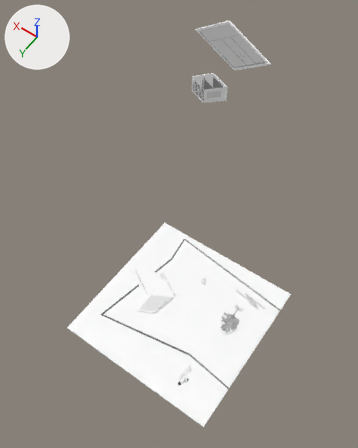
One commit to the glTF model others/3.gltf: the scene before it, then after it.
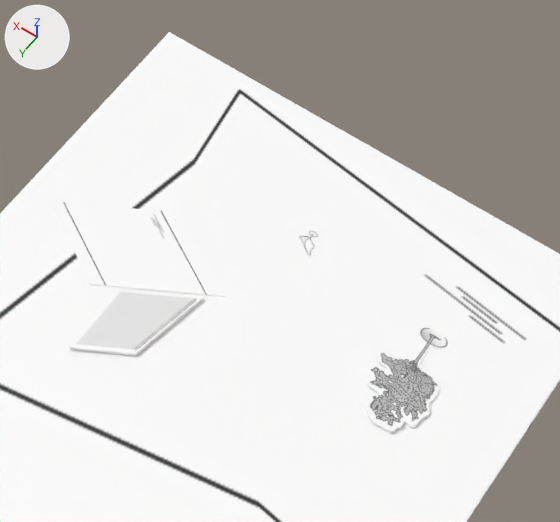
There are two pictures of each version: one whole from a camera (50 mm lens) standing at (-0.382, 0.547, 1.232) and looking at (0.012, -0.005, 0.365), one close up on the part from 33% to 77% of the width and 48% to 80% of the height. Lighting does not change. The marker at upper left points along +X, +Y and +Z. Both versions are drawn at frame 24 of the action 'Curve.004Action'; the numbers are the values there.

Before the edit, the objects in view are built like this:
```python
me_mesh_004 = bpy.data.meshes.new('Mesh.004')
me_mesh_004.from_pydata(...)  # 8 vertices, 12 faces; spans x -0.0595..0.0789, y -0.001..0.0779, z -0.0014..0.0004
me_mesh_004.materials.append(mat_材质_019)  # picture img_地面1
me_mesh_010 = bpy.data.meshes.new('Mesh.010')
me_mesh_010.from_pydata(...)  # 744 vertices, 1484 faces; spans x -0.0222..0.0196, y -0.0005..0.0684, z -0.003..-0.0001
me_mesh_010.materials.append(mat_材质_011)  # picture img_树2
me_mesh_031 = bpy.data.meshes.new('Mesh.031')
me_mesh_031.from_pydata(...)  # 8 vertices, 12 faces; spans x 0.0315..0.0805, y 0.131..0.2119, z -0.0005..0.0027
me_mesh_031.materials.append(mat_材质_033)  # picture img_右壁
ob_curve_003 = bpy.data.objects.new('Curve.003', me_mesh_031)
ob_curve_003.location = (0.003, -0.1793, -0.0132)
ob_curve_003.scale = (1.2, 1.2, 1.04)
ob_curve_004 = bpy.data.objects.new('Curve.004', me_mesh_004)
ob_curve_004.location = (0.1008, -0.0764, -0.0143)
ob_curve_004.scale = (1.23, 1.23, 1.23)
ob_树2_001 = bpy.data.objects.new('树2.001', me_mesh_010)
ob_树2_001.location = (-0.1262, -0.1083, -0.0146)
ob_树2_001.rotation_euler = (0.044, 0.0, 0.0)  # degrees (2.5, 0, 0)
ob_树2_001.scale = (1.44, 1.44, 1.3)
# also in view: '平面' at (0.0, 0.0, -0.016)
```
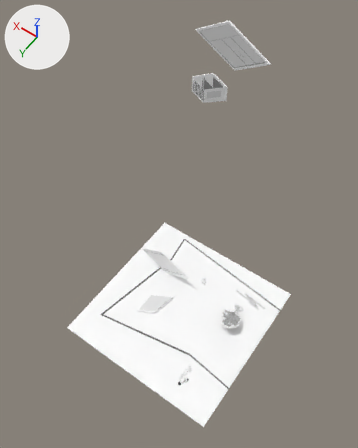
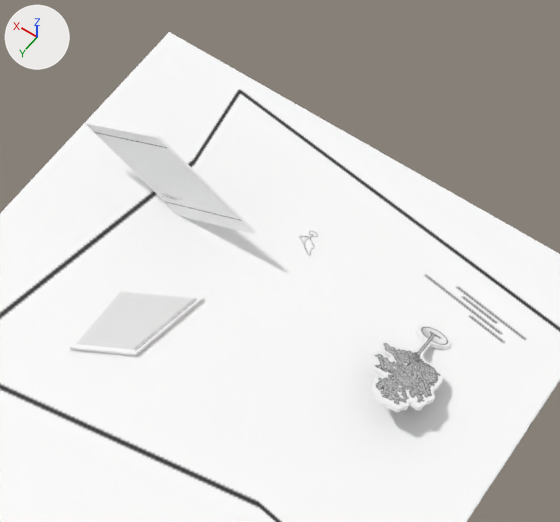
The change in detail:
Object '树2.001' (ob_树2_001) turns from (2.5, 0, 0) to (19, 0, 0) degrees about x, y and z.
Object 'Curve.004' (ob_curve_004) turns from (0, 0, 0) to (90, 0, 0) degrees about x, y and z.

Changed parts and their boxes (x1, y1, x2, y2) in the close-ups (560 x 522 px):
'Curve.004', turned
    before: (51, 201, 226, 297)
    after: (85, 122, 257, 234)
'树2.001', turned
    before: (366, 325, 450, 433)
    after: (371, 324, 451, 412)
